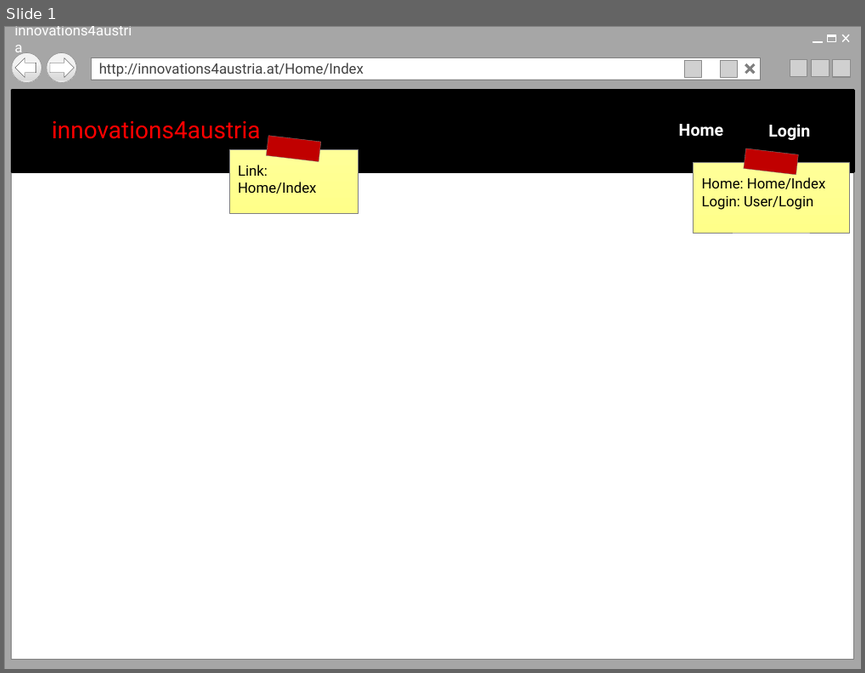
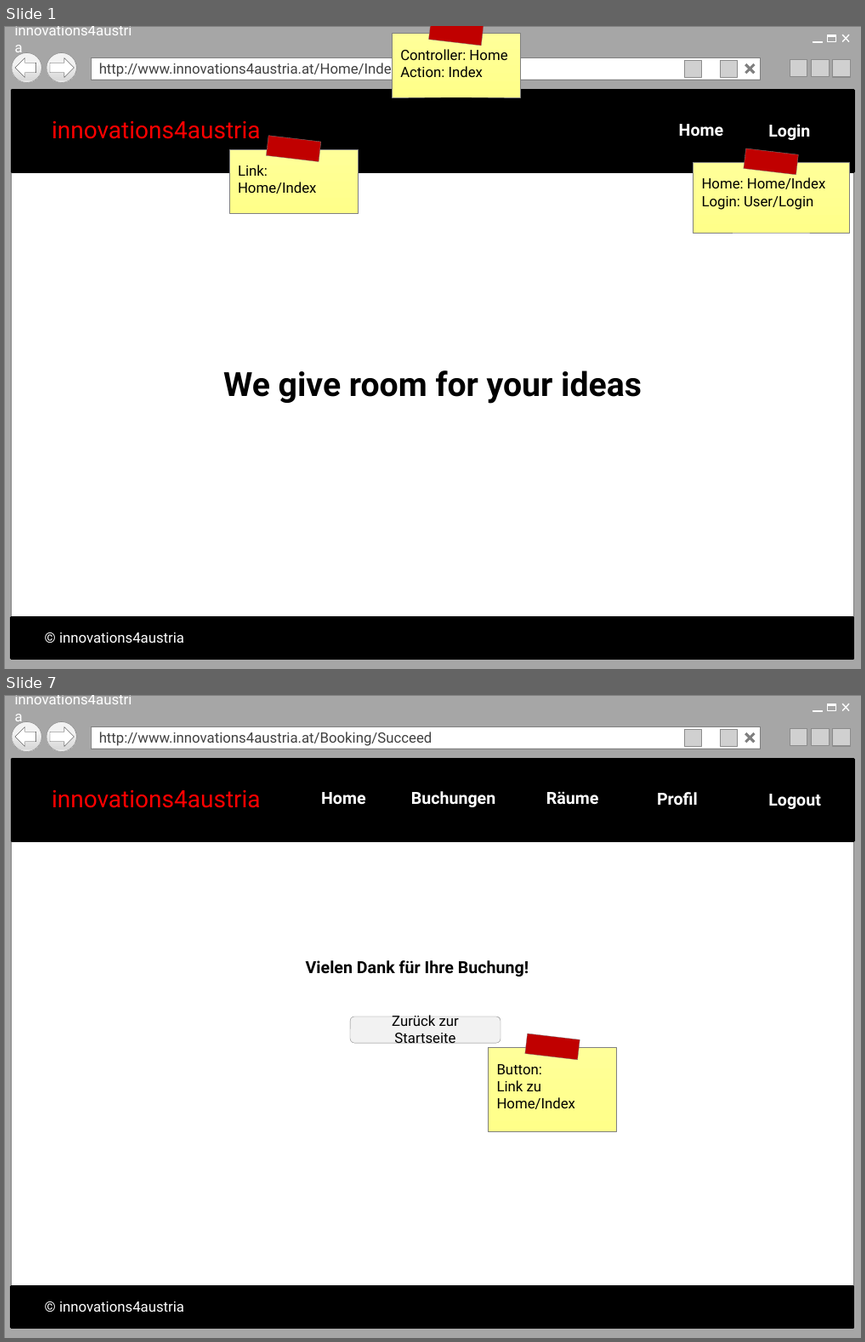
Before and after one commit to marcowurzenberger/ITIN20LAP, a slide deck: Mockup.pptx. Shown one above the other, each under a label of ours: slide 1 before the commit, slides 1 and 7 after it; the slides between them are not shown. The pictures are 865x673 and 865x1342 pixels, drawn with LibreOffice and Linux fonts; fonts in the diff are those of the drawing; grey boxes stand for pictures; background and template pictures are left out. Boxes give left, top, right and bottom in pixels: in the first picture for what was removed or moved away, otherwise in the second. Text is boxed around its words. In the diff, an @@ line names an element or a change of style, - is before the commit and + after.

```diff
--- a/Mockup.pptx
+++ b/Mockup.pptx
@@ slide 7 added at bbox=[4, 695, 861, 1338], background #FFFFFF @@
@@ group added at bbox=[4, 695, 861, 1338]: 6 rectangles, 5 pictures, 4 lines, 2 ellipses, 1 text, 1 left arrow, 1 right arrow @@
+innovations4austria
+http://www.innovations4austria.at/Booking/Succeed
@@ rectangle added at bbox=[12, 760, 854, 840], fill #000000, outline #000000 2 pt @@
@@ text added at bbox=[52, 790, 261, 808], 20 pt, text #FF0000 @@
+innovations4austria
@@ text added at bbox=[321, 792, 366, 805], 14 pt, text #FFFFFF, bold @@
+Home
@@ text added at bbox=[411, 791, 496, 807], 14 pt, text #FFFFFF, bold @@
+Buchungen
@@ text added at bbox=[546, 791, 599, 805], 14 pt, text #FFFFFF, bold @@
+Räume
@@ text added at bbox=[657, 792, 698, 805], 14 pt, text #FFFFFF, bold @@
+Profil
@@ text added at bbox=[768, 794, 821, 809], 14 pt, text #FFFFFF, bold @@
+Logout
@@ text added at bbox=[306, 960, 528, 976], 14 pt, text #000000, bold @@
+Vielen Dank für Ihre Buchung!
@@ rounded rectangle added at bbox=[350, 1016, 501, 1043], fill #F2F2F2, outline #808080 0.25 pt, 12 pt, text #000000 @@
+Zurück zur Startseite
@@ rectangle added at bbox=[488, 1047, 617, 1131], fill gradient #FFFF99 to #FFFF89, outline #808080 0.25 pt, 12 pt, text #000000 @@
+Button:
+Link zu Home/Index
@@ rectangle added at bbox=[525, 1033, 580, 1060], fill #C00000, outline #808080 0.25 pt @@
@@ rectangle added at bbox=[11, 1287, 853, 1327], fill #000000, outline #000000 2 pt @@
@@ text added at bbox=[59, 1301, 184, 1311], 12 pt, text #FFFFFF @@
+© innovations4austria
@@ slide 1 changed as well @@
@@ rectangle added at bbox=[392, 33, 521, 97], fill gradient #FFFF99 to #FFFF89, outline #808080 0.25 pt, 12 pt, text #000000 @@
+Controller: Home
+Action: Index
@@ rectangle added at bbox=[429, 26, 484, 46], fill #C00000, outline #808080 0.25 pt @@
@@ text in rectangle at bbox=[99, 61, 398, 78]: text changed @@
-http://innovations4austria.at/Home/Index
+http://www.innovations4austria.at/Home/Index
@@ text added at bbox=[223, 370, 642, 403], 28 pt, text #000000, bold @@
+We give room for your ideas
@@ rectangle added at bbox=[11, 618, 853, 658], fill #000000, outline #000000 2 pt @@
@@ text added at bbox=[59, 632, 184, 642], 12 pt, text #FFFFFF @@
+© innovations4austria
```
Also in this commit, not shown: 7 other slides added, 1 other file.
